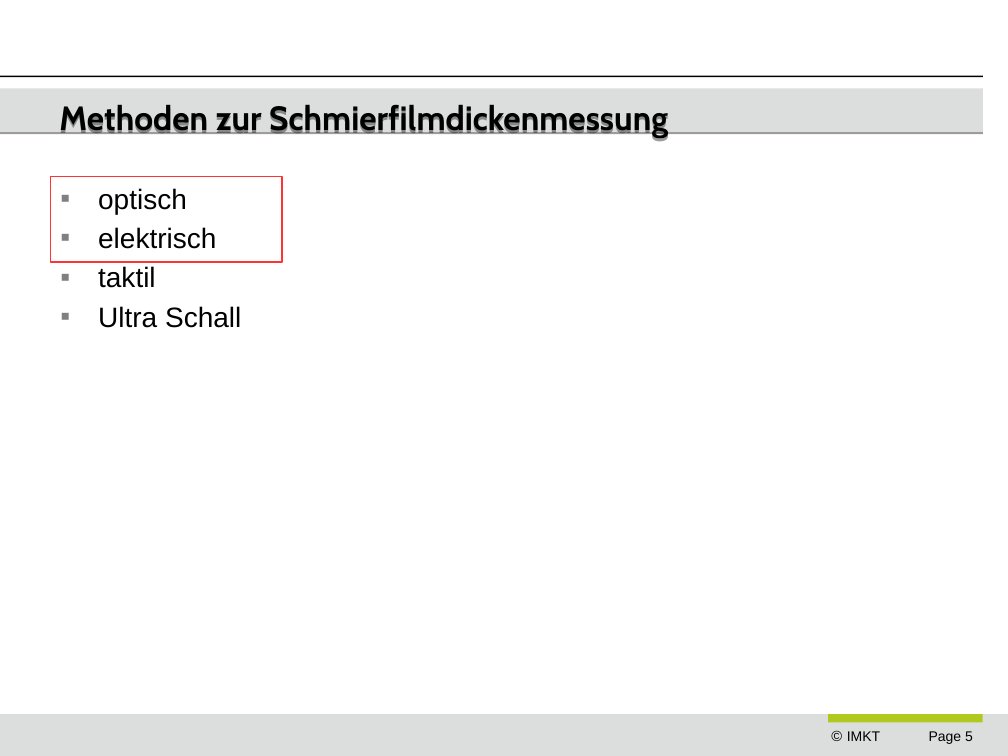
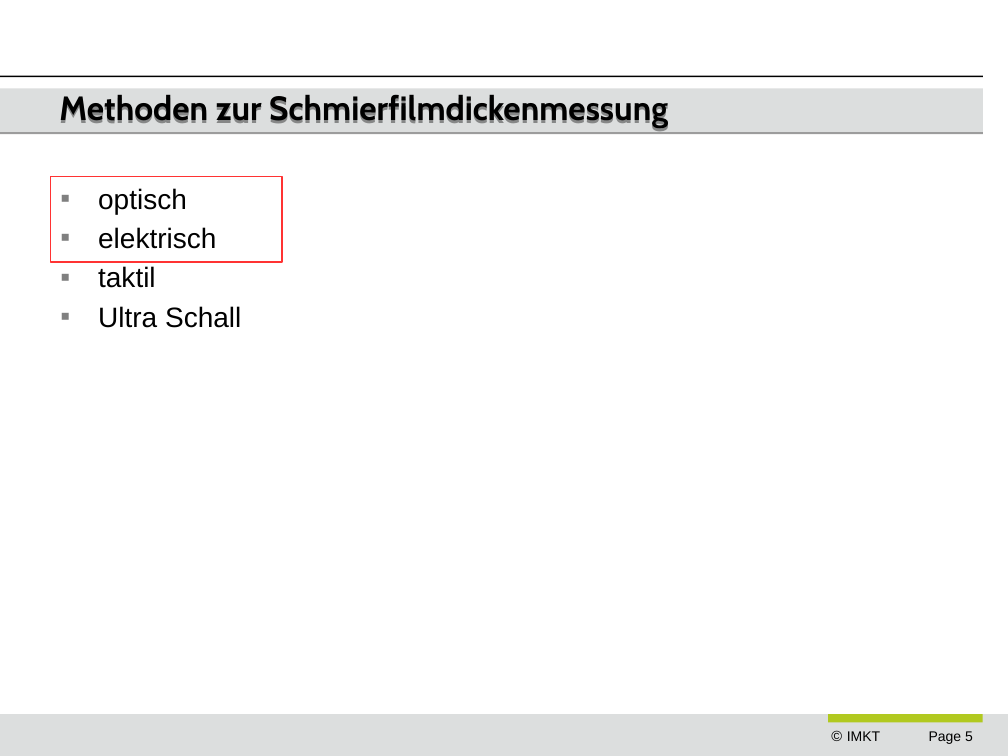
Before and after one commit to ngocminhdao88/dao_masterarbeit, a slide deck: slide 5 of presentations/dao_end_prezi.odp. Drawn at 1008x756 pixels with LibreOffice and Linux fonts; fonts in the diff are those of the drawing; background and template pictures are left out. Boxes give left, top, right and bottom in pixels: in the first picture for what was removed or moved away, otherwise in the second. Text is boxed around its words. In the diff, an @@ line names an element or a change of style, - is before the commit and + after.

```diff
--- a/presentations/dao_end_prezi.odp
+++ b/presentations/dao_end_prezi.odp
@@ title "Methoden zur Schmierfilmdickenmessung": place and size @@
-title "Methoden zur Schmierfilmdickenmessung" at <box>59,105,668,141</box>
+title "Methoden zur Schmierfilmdickenmessung" at <box>59,95,668,131</box>
```
Also in this commit, not shown: 17 other slides changed, 4 slides added, 2 slides removed, 3 other files.
